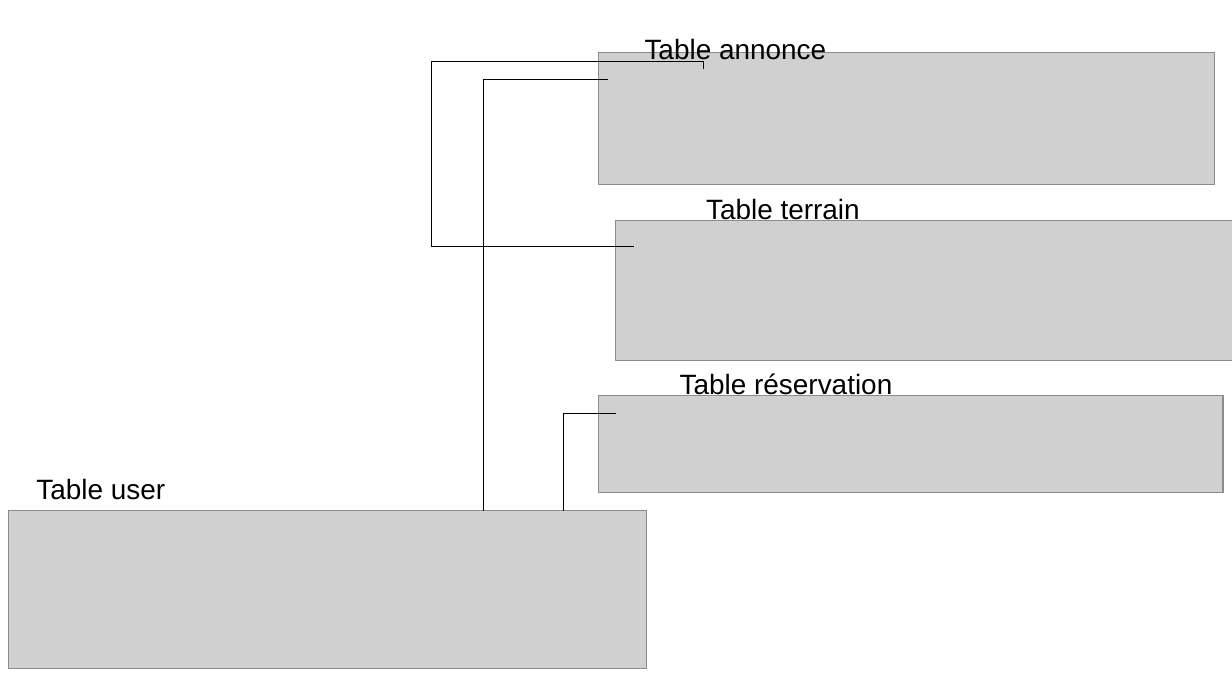
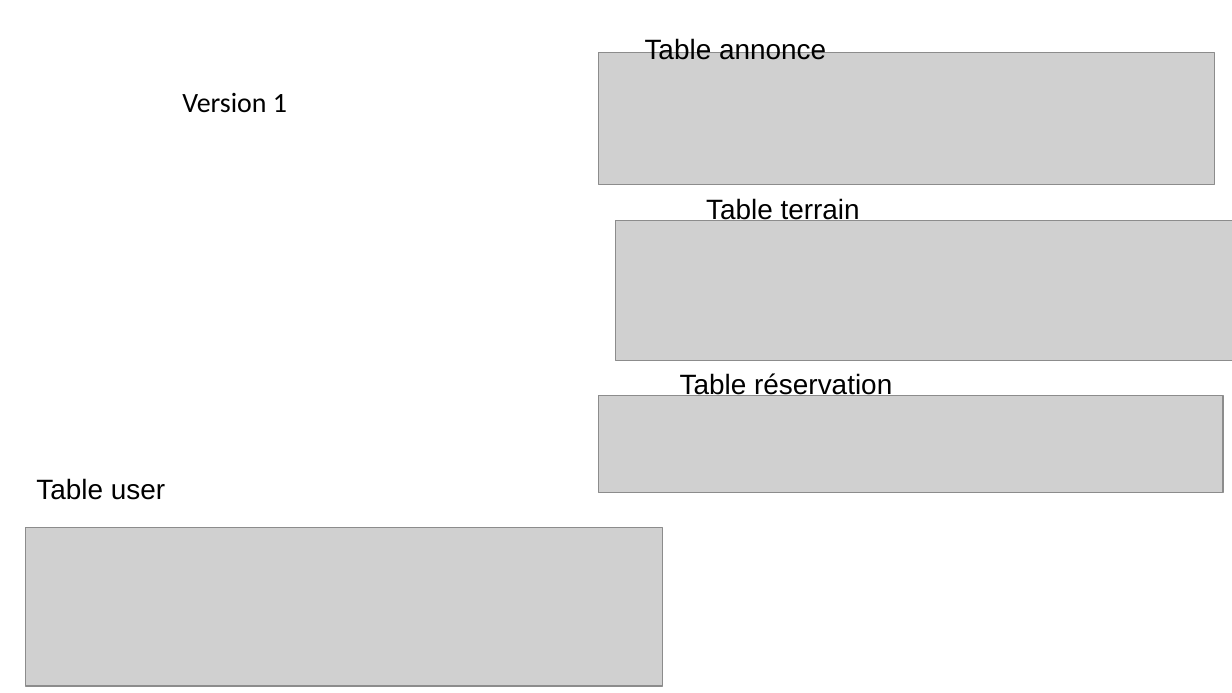
Before and after one commit to YahiaIHDENE/MySport, a slide deck: slide 2 of Diagrammes/diagramme BDD/base de données.odp (slide 1 before the commit). Drawn at 1232x693 pixels with LibreOffice and Linux fonts; fonts in the diff are those of the drawing; grey boxes stand for pictures. Boxes give left, top, right and bottom in pixels: in the first picture for what was removed or moved away, otherwise in the second. Text is boxed around its words. In the diff, an @@ line names an element or a change of style, - is before the commit and + after.

```diff
--- a/Diagrammes/diagramme BDD/base de données.odp
+++ b/Diagrammes/diagramme BDD/base de données.odp
@@ freeform shape removed at <box>432,61,704,246</box> @@
@@ freeform shape removed at <box>484,79,607,511</box> @@
@@ text added at <box>182,93,287,113</box>, 18 pt, text #000000 @@
+Version 1
@@ freeform shape removed at <box>563,414,616,511</box> @@
@@ picture: place and size @@
-picture at <box>9,511,646,670</box>
+picture at <box>26,528,663,686</box>
```
Also in this commit, not shown: 1 slide added, 1 other file.
